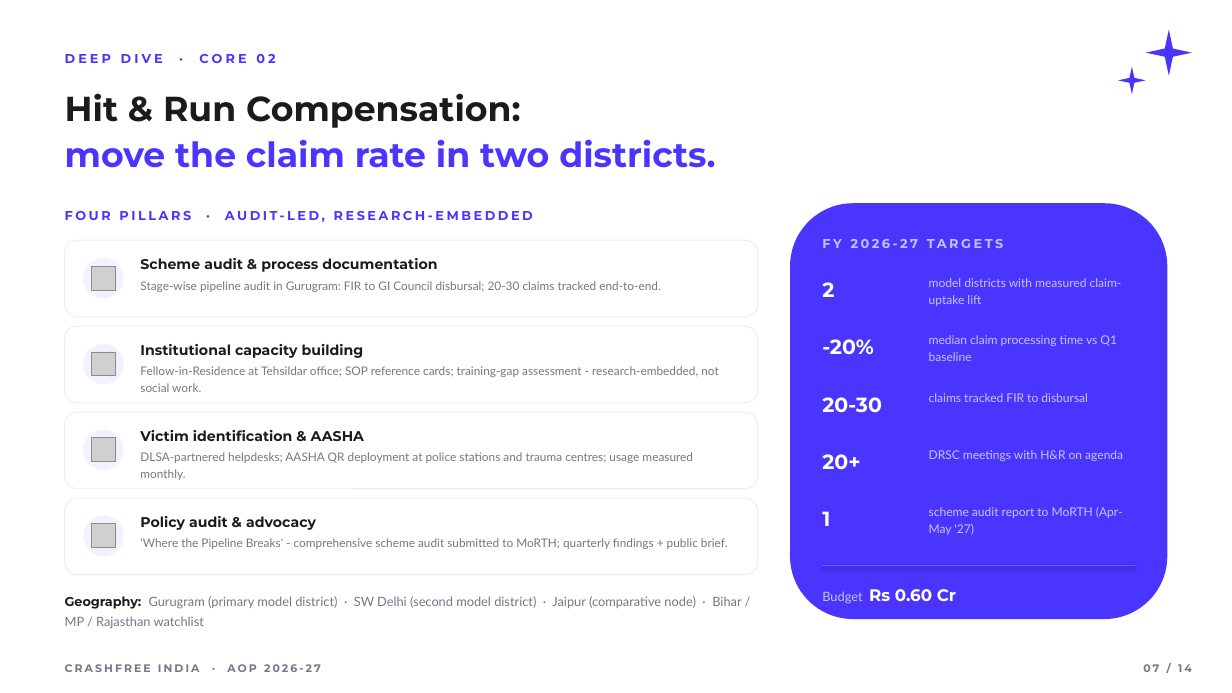
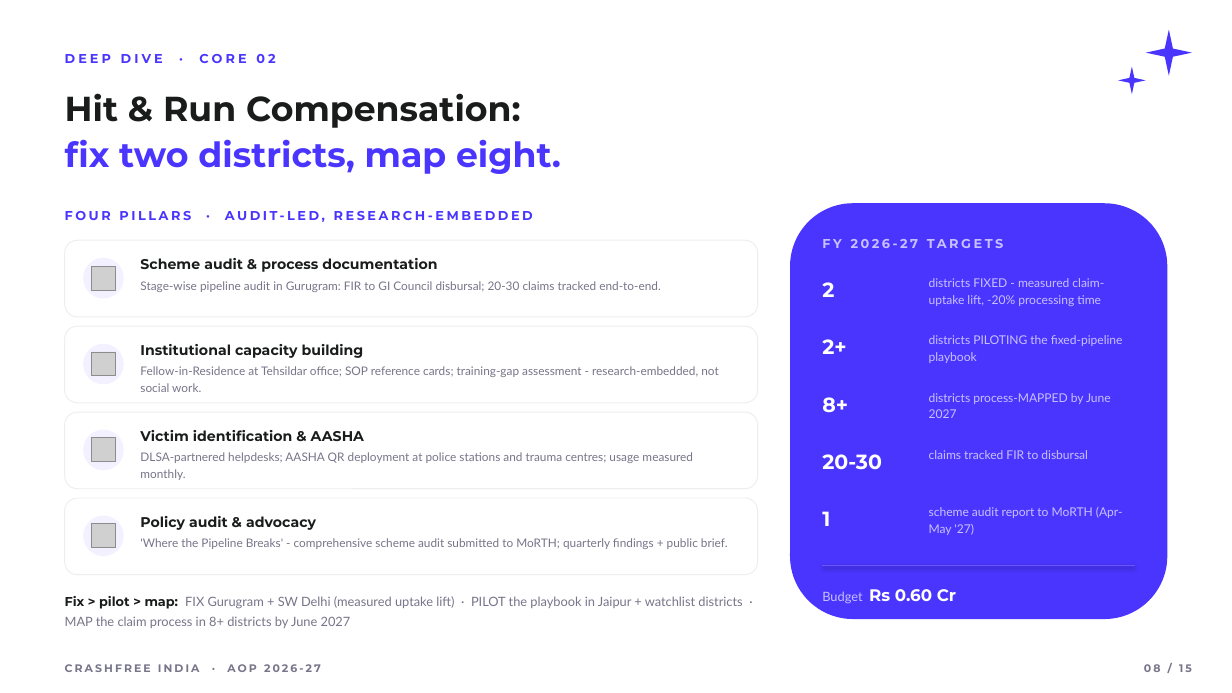
Before and after one commit to akhtar-cfi/personal-random-builds, a slide deck: slide 8 of aop-2026-27/CFI_AOP_2026-27.pptx (slide 7 before the commit). Drawn at 1232x693 pixels with LibreOffice and Linux fonts; fonts in the diff are those of the drawing; grey boxes stand for pictures. Boxes give left, top, right and bottom in pixels: in the first picture for what was removed or moved away, otherwise in the second. Text is boxed around its words. In the diff, an @@ line names an element or a change of style, - is before the commit and + after.

```diff
--- a/aop-2026-27/CFI_AOP_2026-27.pptx
+++ b/aop-2026-27/CFI_AOP_2026-27.pptx
@@ text at (65, 139, 561, 174): text changed @@
-move the claim rate in two districts.
+fix two districts, map eight.
@@ text at (929, 278, 1104, 306): text changed @@
-model districts with measured claim-uptake lift
+districts FIXED - measured claim-uptake lift, -20% processing time
@@ text at (822, 339, 846, 354): text changed @@
--20%
+2+
@@ text at (929, 335, 1123, 363): text changed @@
-median claim processing time vs Q1 baseline
+districts PILOTING the fixed-pipeline playbook
@@ text at (822, 397, 848, 413): text changed @@
-20-30
+8+
@@ text added at (929, 393, 1111, 418), 9.4 pt, text #C8C0FF @@
+districts process-MAPPED by June 2027
@@ text "claims tracked FIR to disbursal": place and size @@
-text "claims tracked FIR to disbursal" at (929, 393, 1088, 402)
+text "claims tracked FIR to disbursal" at (929, 450, 1088, 459)
@@ text at (822, 454, 882, 470): text changed @@
-20+
+20-30
@@ text removed at (929, 450, 1123, 461) @@
-DRSC meetings with H&R on agenda
@@ text at (65, 596, 742, 628): text changed @@
-Geography: Gurugram (primary model district) · SW Delhi (second model district) · Jaipur (comparative node) · Bihar / MP / Rajasthan watchlist
+Fix > pilot > map: FIX Gurugram + SW Delhi (measured uptake lift) · PILOT the playbook in Jaipur + watchlist districts · MAP the claim process in 8+ districts by June 2027
@@ text at (1144, 664, 1192, 672): text changed @@
-07 / 14
+08 / 15
```
Also in this commit, not shown: 12 other slides changed, 1 slide added, 5 other files.
